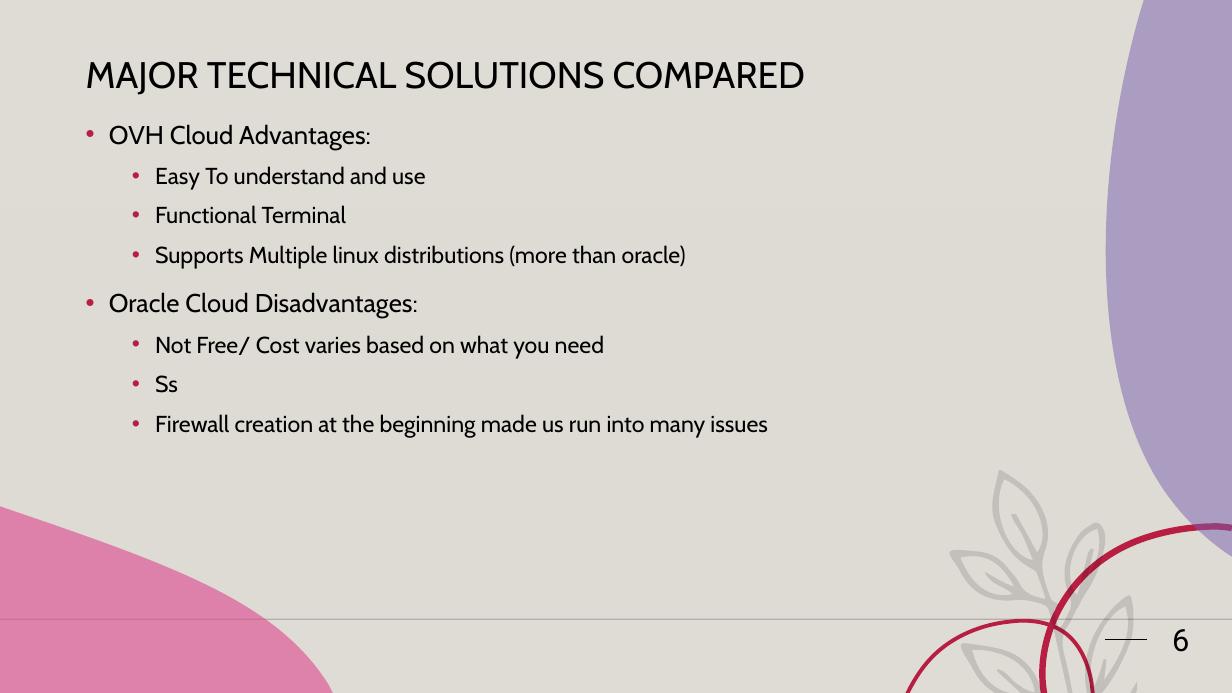
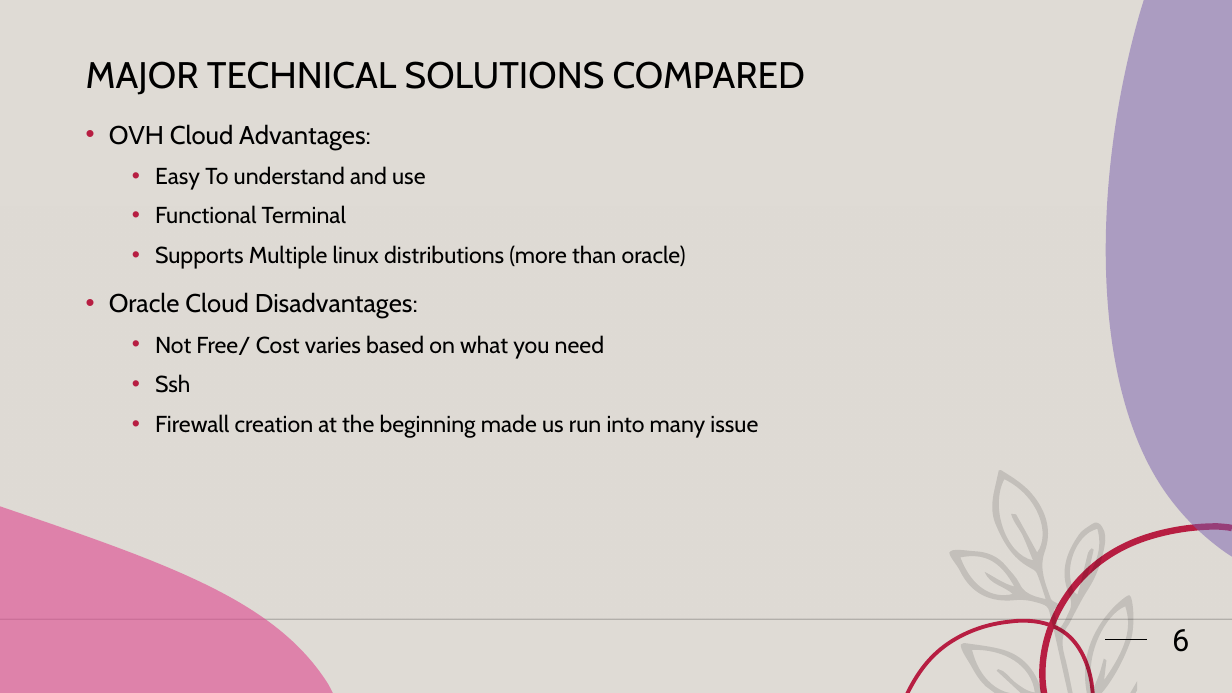
Before and after one commit to seli-hom/Unix-Final, a slide deck: slide 6 of Unix Presentation.pptx. Drawn at 1232x693 pixels with LibreOffice and Linux fonts; fonts in the diff are those of the drawing; background and template pictures are left out. Boxes give left, top, right and bottom in pixels: in the first picture for what was removed or moved away, otherwise in the second. Text is boxed around its words. In the diff, an @@ line names an element or a change of style, - is before the commit and + after.

```diff
--- a/Unix Presentation.pptx
+++ b/Unix Presentation.pptx
@@ text at (x1=155, y1=374, x2=758, y2=438): text changed @@
-  • Ss
-  • Firewall creation at the beginning made us run into many issues
+  • Ssh
+  • Firewall creation at the beginning made us run into many issue
```
Also in this commit, not shown: 4 other slides changed, 1 slide added, 2 slides removed.
